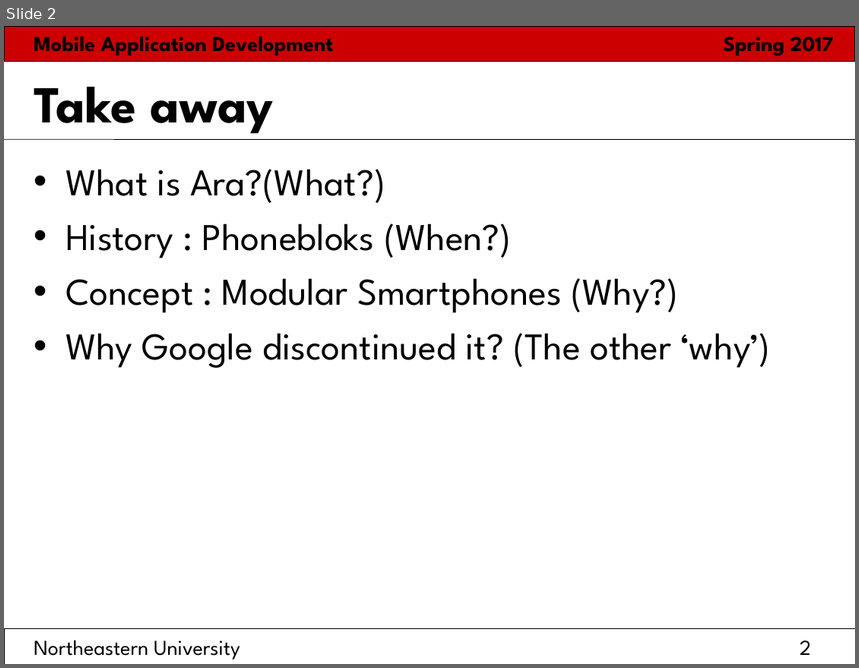
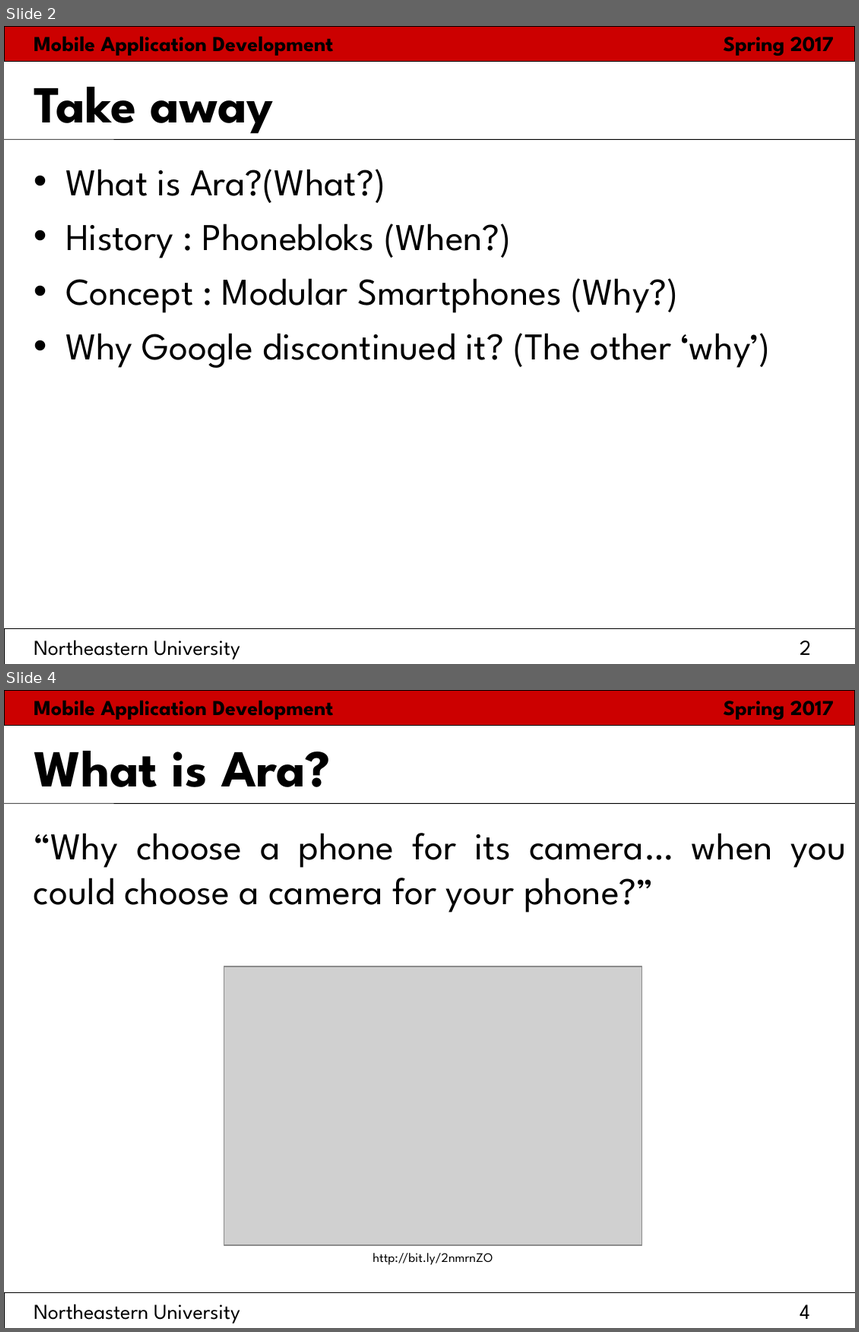
Before and after one commit to bharat94/MAD_Docs, a slide deck: PaperPresentation.ppt. Shown one above the other, each under a label of ours: slide 2 before the commit, slides 2 and 4 after it; the slides between them are not shown. The pictures are 859x668 and 859x1332 pixels, drawn with LibreOffice and Linux fonts; fonts in the diff are those of the drawing; grey boxes stand for pictures. Boxes give left, top, right and bottom in pixels: in the first picture for what was removed or moved away, otherwise in the second. Text is boxed around its words. In the diff, an @@ line names an element or a change of style, - is before the commit and + after.

```diff
--- a/PaperPresentation.ppt
+++ b/PaperPresentation.ppt
@@ slide 4 added at (4, 690, 855, 1328), background #FFFFFF; not listed: 6 template elements that a slide beside it also shows @@
@@ title added at (34, 751, 331, 787), 44 pt, text #000000, bold @@
+What is Ara?
@@ text added at (34, 833, 847, 913), 32 pt, text #000000 @@
+“Why choose a phone for its camera… when you could choose a camera for your phone?”
@@ picture added at (224, 967, 642, 1246) @@
@@ text added at (373, 1253, 493, 1265), 11 pt, text #000000 @@
+http://bit.ly/2nmrnZO
```
Also in this commit, not shown: 1 slide changed, 1 other slide added, 2 slides removed.
